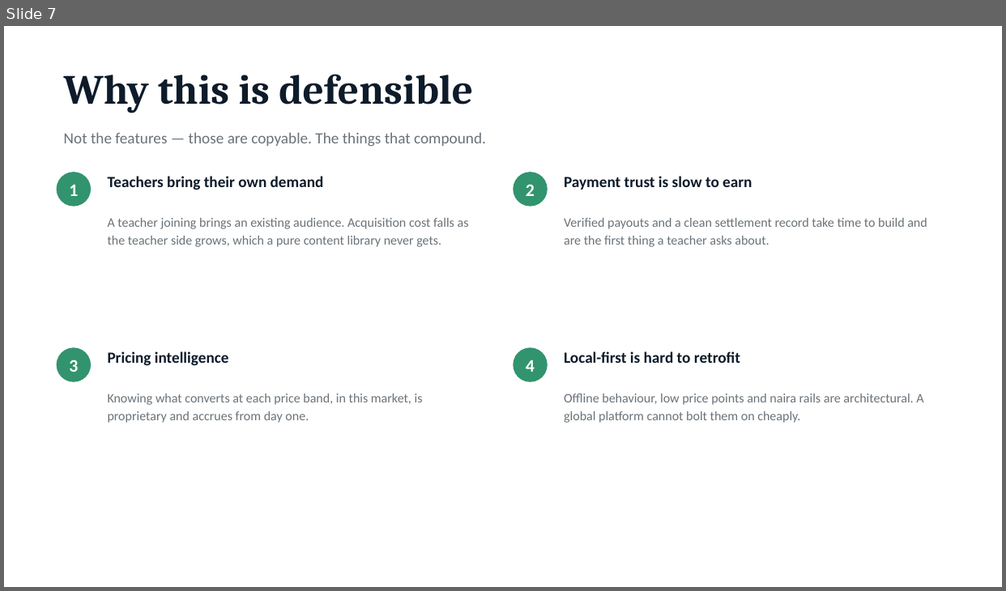
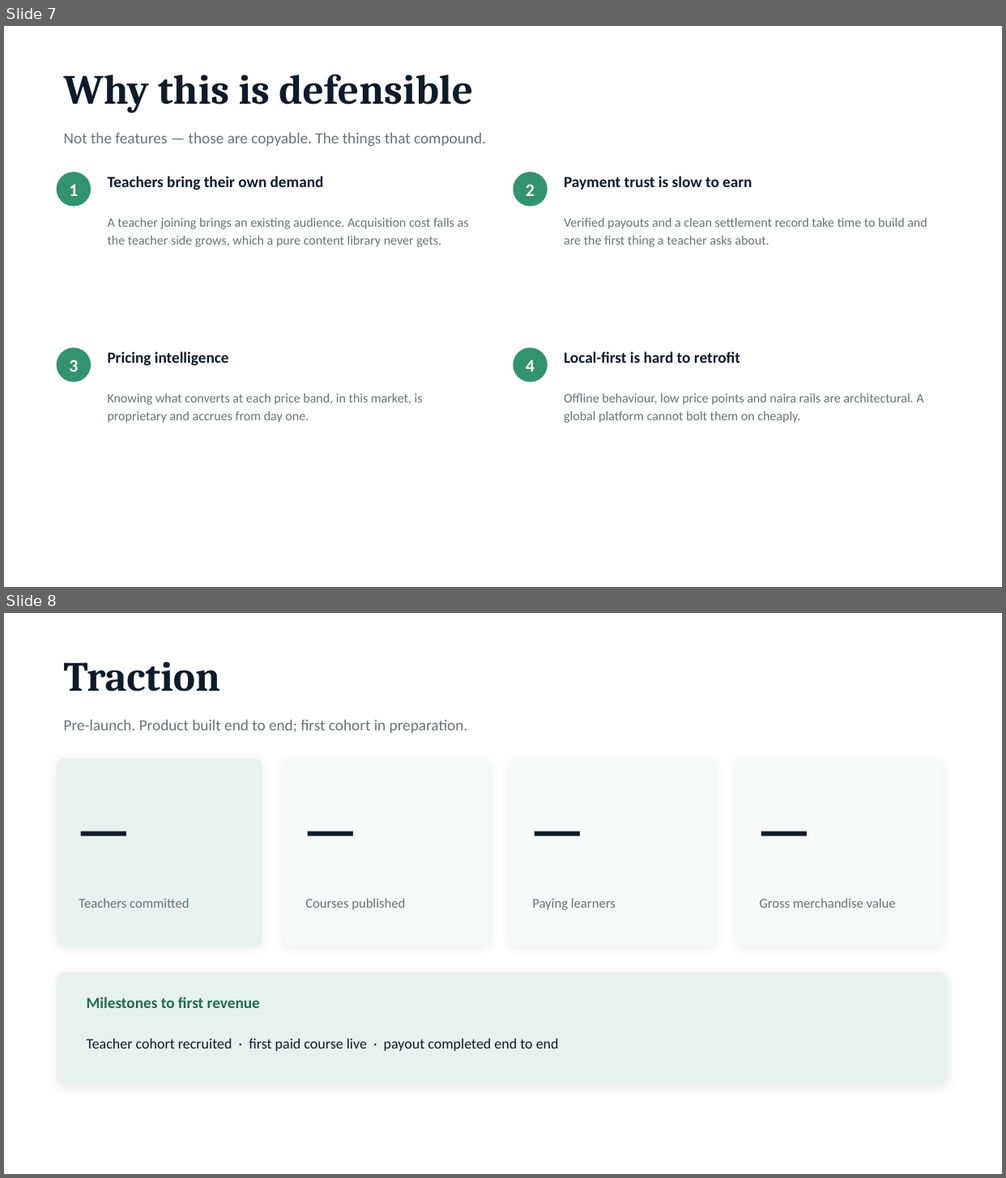
Before and after one commit to Usmandankama/padi_learn, a slide deck: docs/decks/PadiLearn-Investor-Pitch.pptx. Shown one above the other, each under a label of ours: slide 7 before the commit, slides 7 and 8 after it. The pictures are 1006x591 and 1006x1178 pixels, drawn with LibreOffice and Linux fonts; fonts in the diff are those of the drawing. Boxes give left, top, right and bottom in pixels: in the first picture for what was removed or moved away, otherwise in the second. Text is boxed around its words. In the diff, an @@ line names an element or a change of style, - is before the commit and + after.

```diff
--- a/docs/decks/PadiLearn-Investor-Pitch.pptx
+++ b/docs/decks/PadiLearn-Investor-Pitch.pptx
@@ slide 8 added at bbox=[4, 613, 1002, 1174], background #FFFFFF @@
@@ text added at bbox=[64, 662, 220, 692], 40 pt, text #0D1B2A, bold @@
+Traction
@@ text added at bbox=[64, 719, 468, 733], 15 pt, text #6A7278 @@
+Pre-launch. Product built end to end; first cohort in preparation.
@@ rounded rectangle added at bbox=[57, 759, 262, 946], fill #E6F2ED @@
@@ rounded rectangle added at bbox=[283, 759, 489, 946], fill #F7F9F8 @@
@@ rounded rectangle added at bbox=[510, 759, 716, 946], fill #F7F9F8 @@
@@ rounded rectangle added at bbox=[737, 759, 943, 946], fill #F7F9F8 @@
@@ text added at bbox=[79, 790, 240, 865], 48 pt, text #0D1B2A, bold @@
+—
@@ text added at bbox=[305, 790, 467, 865], 48 pt, text #0D1B2A, bold @@
+—
@@ text added at bbox=[533, 790, 693, 865], 48 pt, text #0D1B2A, bold @@
+—
@@ text added at bbox=[760, 790, 920, 865], 48 pt, text #0D1B2A, bold @@
+—
@@ text added at bbox=[79, 898, 189, 908], 13 pt, text #6A7278 @@
+Teachers committed
@@ text added at bbox=[305, 898, 405, 910], 13 pt, text #6A7278 @@
+Courses published
@@ text added at bbox=[532, 898, 616, 910], 13 pt, text #6A7278 @@
+Paying learners
@@ text added at bbox=[759, 898, 896, 908], 13 pt, text #6A7278 @@
+Gross merchandise value
@@ rounded rectangle added at bbox=[57, 973, 948, 1084], fill #E6F2ED @@
@@ text added at bbox=[87, 997, 260, 1008], 15 pt, text #236B50, bold @@
+Milestones to first revenue
@@ text added at bbox=[87, 1038, 559, 1051], 14 pt, text #0D1B2A @@
+Teacher cohort recruited · first paid course live · payout completed end to end
```
Also in this commit, not shown: 6 slides changed, 2 other slides added, 3 slides removed, 2 other files.
